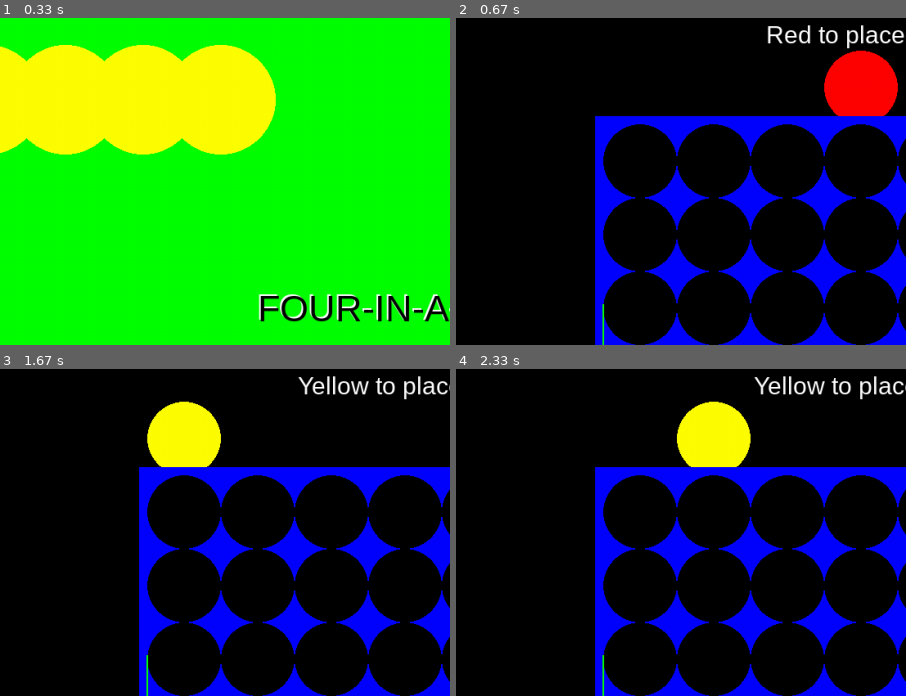
Above: before the commit, frames 1-4 (two rows, left to right).
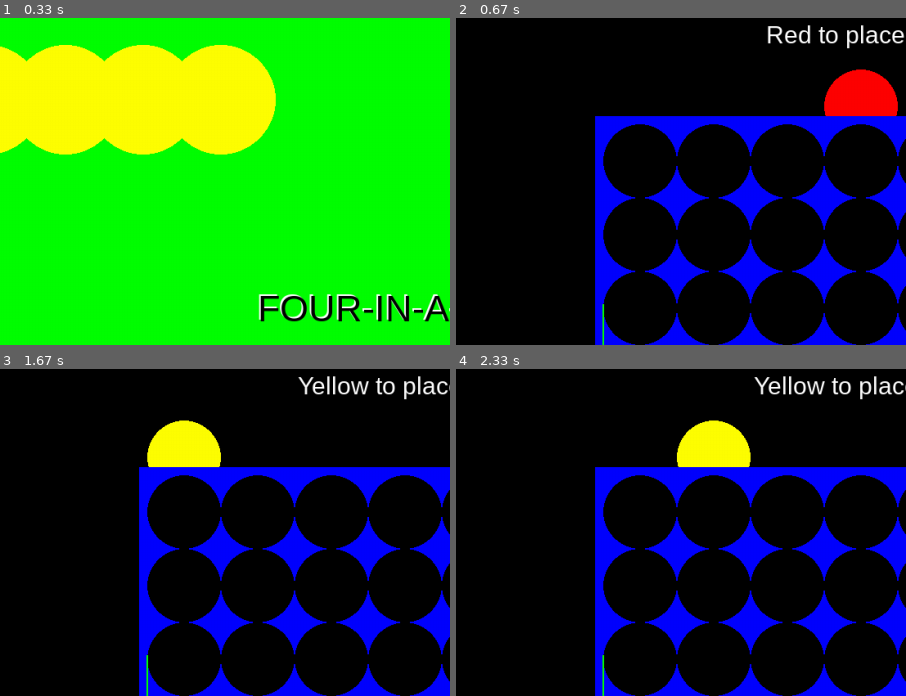
Above: after the commit, the same moments.

Repository: objarni/four-in-a-row-pygame
Game: pygame game, started from src/four_in_a_row.py
Same seed, same stepped clock (60 frames per second), same inputs: the game is played once before the commit and once after it.
Inputs (mouse positions are % of the whole screen's width and height, from its top left):
- Up to frame 1 (0.33 s): no input
- Up to frame 2 (0.67 s): click (50, 50) at 0.38 s
- Up to frame 3 (1.67 s): click (19, 35) at 0.72 s; tap Enter at 1 s; click (26, 30) at 1.38 s
- Up to frame 4 (2.33 s): click (88, 88) at 1.72 s; click (36, 29) at 2.05 s
The pictures show only the part of the screen within x 5-55%, y 0-50%; the shares and areas given below are measured in that part.

Frame 1 is identical in both runs. In frame 2, 1.2% of the frame differs, in the area x 81-99%, y 9-31%; in frame 3, 1.2%; in frame 4, 1.2%, in the area x 49-66%, y 9-31%.

Commit message:
run program from main file

Diff:
--- a/main.py
+++ b/main.py
@@ -0,0 +1,4 @@
+from src.four_in_a_row import main
+
+if __name__ == '__main__':
+    main()
--- a/src/four_in_a_row.py
+++ b/src/four_in_a_row.py
@@ -176,12 +176,12 @@
 
 
 def view(model, api):
+    if isinstance(model, StartScreenState):
+        view_startscreenstate(api)
     if isinstance(model, GameState):
         view_gamestate(api, model)
     if isinstance(model, GameOverState):
         view_gameoverstate(api, model)
-    if isinstance(model, StartScreenState):
-        view_startscreenstate(api)
 
 
 def view_startscreenstate(api):
@@ -200,7 +200,7 @@
     api.draw_rectangle(CENTER, (WIDTH, HEIGHT), Color.BLACK)
     column = convert_to_column(model.mouse_pos[0])
     if column is not None:
-        pos = (BOARD_LEFT + DISC_DIAMETER * column + DISC_RADIUS, CENTER_Y - BOARD_HEIGHT // 2 - DISC_RADIUS)
+        pos = (BOARD_LEFT + DISC_DIAMETER * column + DISC_RADIUS, CENTER_Y - BOARD_HEIGHT // 2 - DISC_RADIUS // 2)
         api.draw_disc(pos, DISC_RADIUS, rgb_from_color(model.whos_turn_is_it))
     else:
         api.draw_disc(model.mouse_pos, DISC_RADIUS, rgb_from_color(model.whos_turn_is_it))
@@ -301,10 +301,15 @@
     return model
 
 
-if __name__ == '__main__':
+def main():
+    global api
     pygame.init()
     screen = pygame.display.set_mode((WIDTH, HEIGHT))
     pygame.display.set_caption("Four in a row")
     api = DrawingAPI(screen)
     mainloop(api)
     pygame.quit()
+
+
+if __name__ == '__main__':
+    main()
